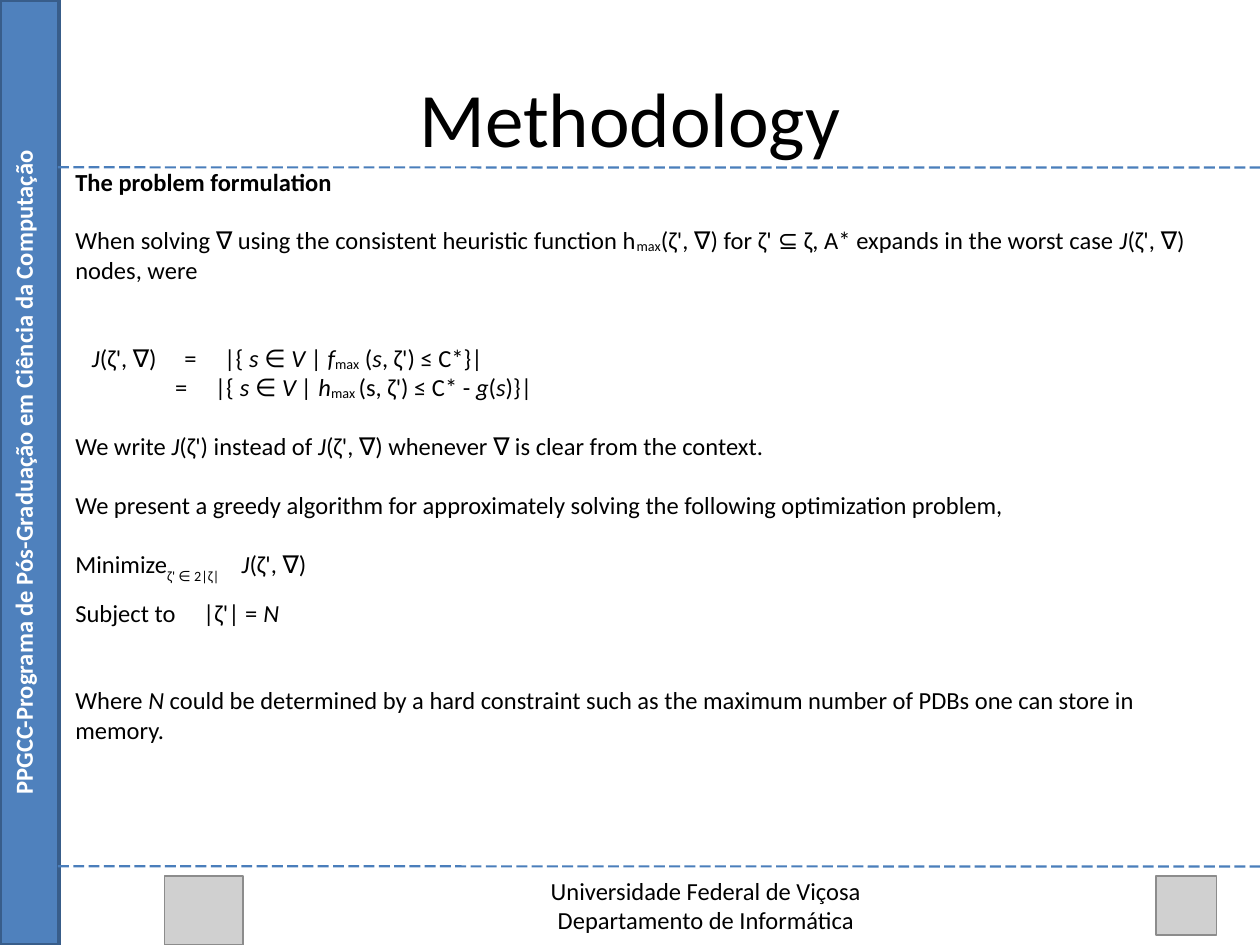
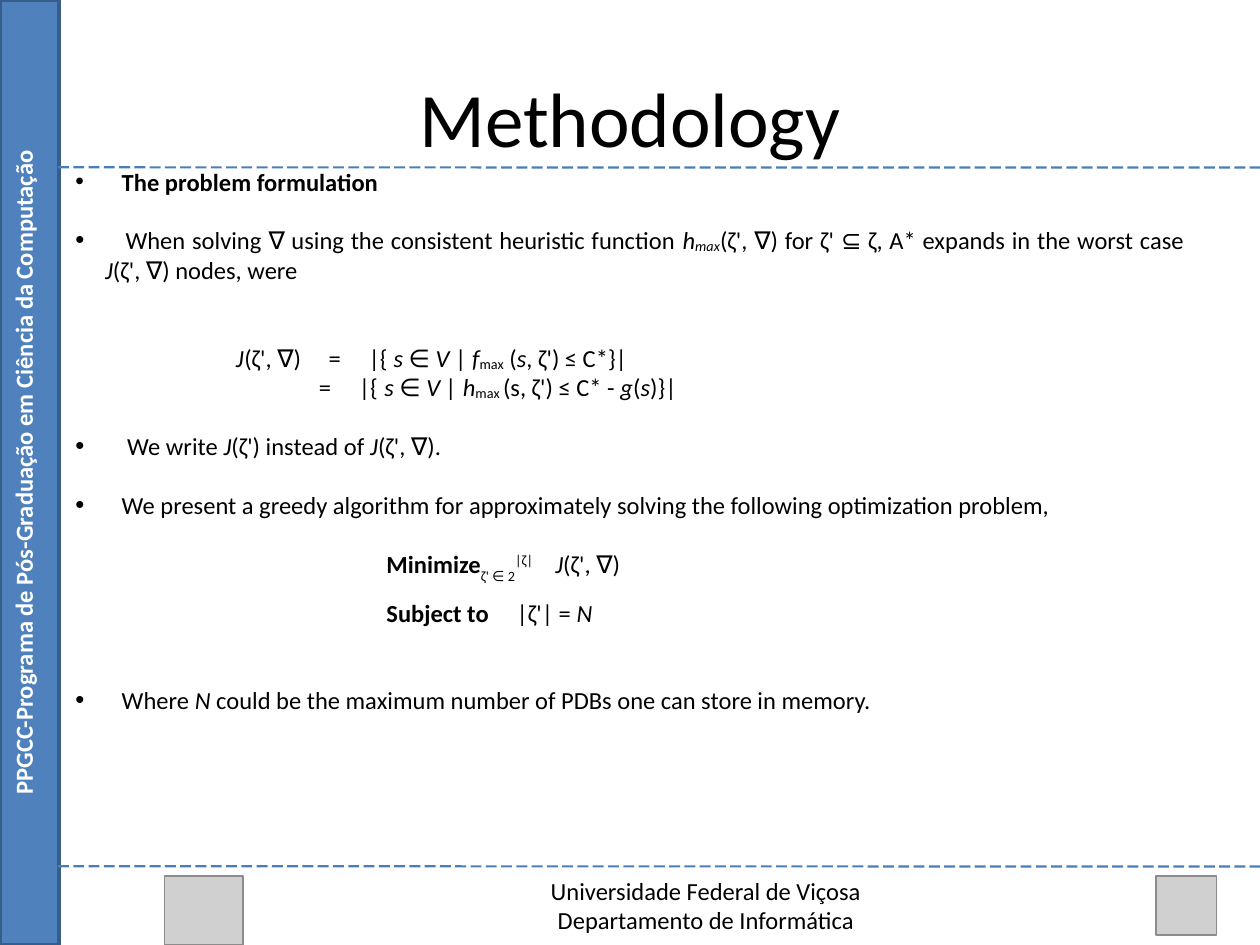
Before and after one commit to Marvinsky/research-marvin, a slide deck: slide 19 of latex/odp/selection heuristics.odp (slide 20 before the commit). Drawn at 1260x945 pixels with LibreOffice and Linux fonts; fonts in the diff are those of the drawing; grey boxes stand for pictures. Boxes give left, top, right and bottom in pixels: in the first picture for what was removed or moved away, otherwise in the second. Text is boxed around its words. In the diff, an @@ line names an element or a change of style, - is before the commit and + after.

```diff
--- a/latex/odp/selection heuristics.odp
+++ b/latex/odp/selection heuristics.odp
@@ text at (105,173,1184,626): italic on in "hmax(ζ',"; now superscript in "2|ζ|"; bold on in "Minimizeζ'", "Subject to"; bullet none to • @@
@@ text at (127,437,405,459): text changed @@
-We write J(ζ') instead of J(ζ', ∇) whenever ∇ is clear from the context.
+• We write J(ζ') instead of J(ζ', ∇).
@@ text at (122,692,871,713): text changed @@
-Where N could be determined by a hard constraint such as the maximum number of PDBs one can store in memory.
+• Where N could be the maximum number of PDBs one can store in memory.
```
Also in this commit, not shown: 7 other slides changed, 3 slides removed, 1 other file.
